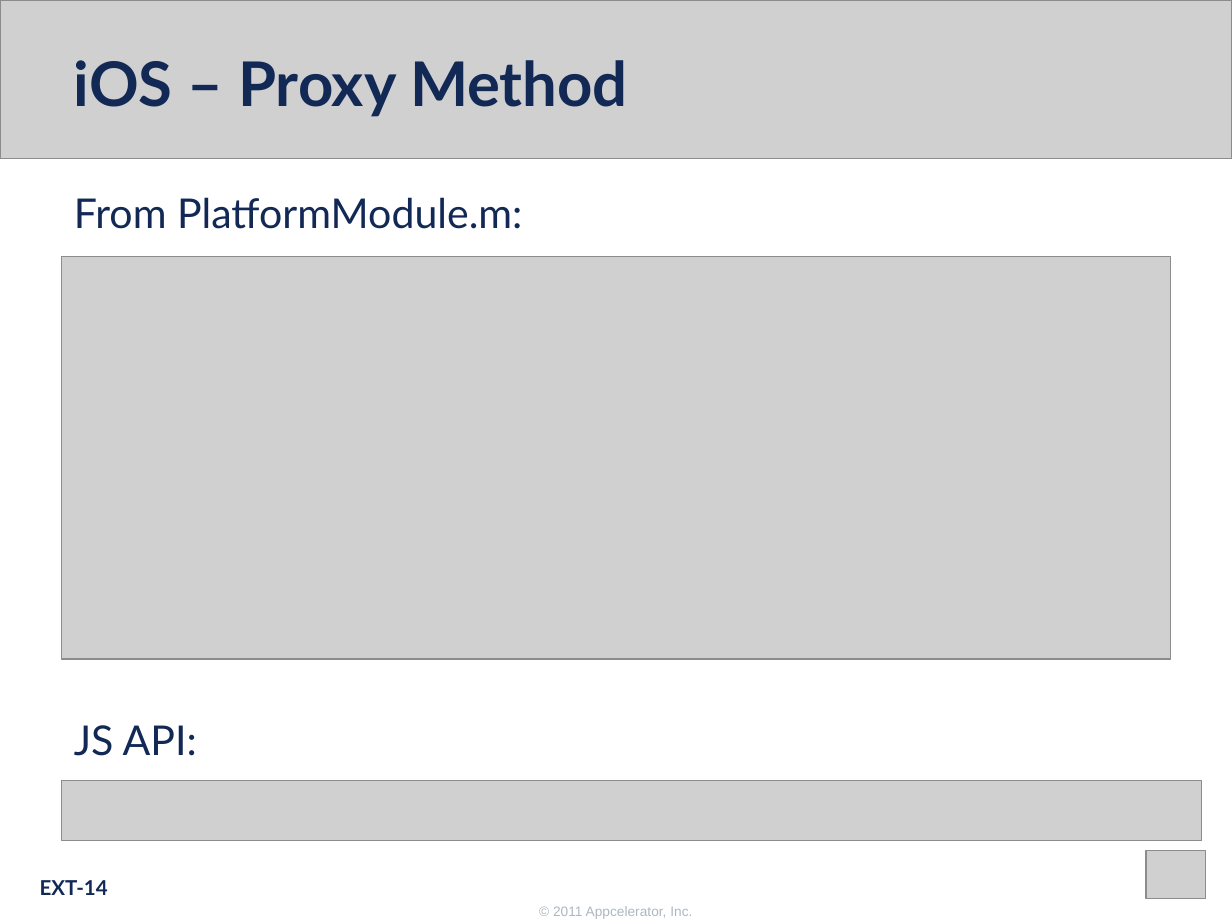
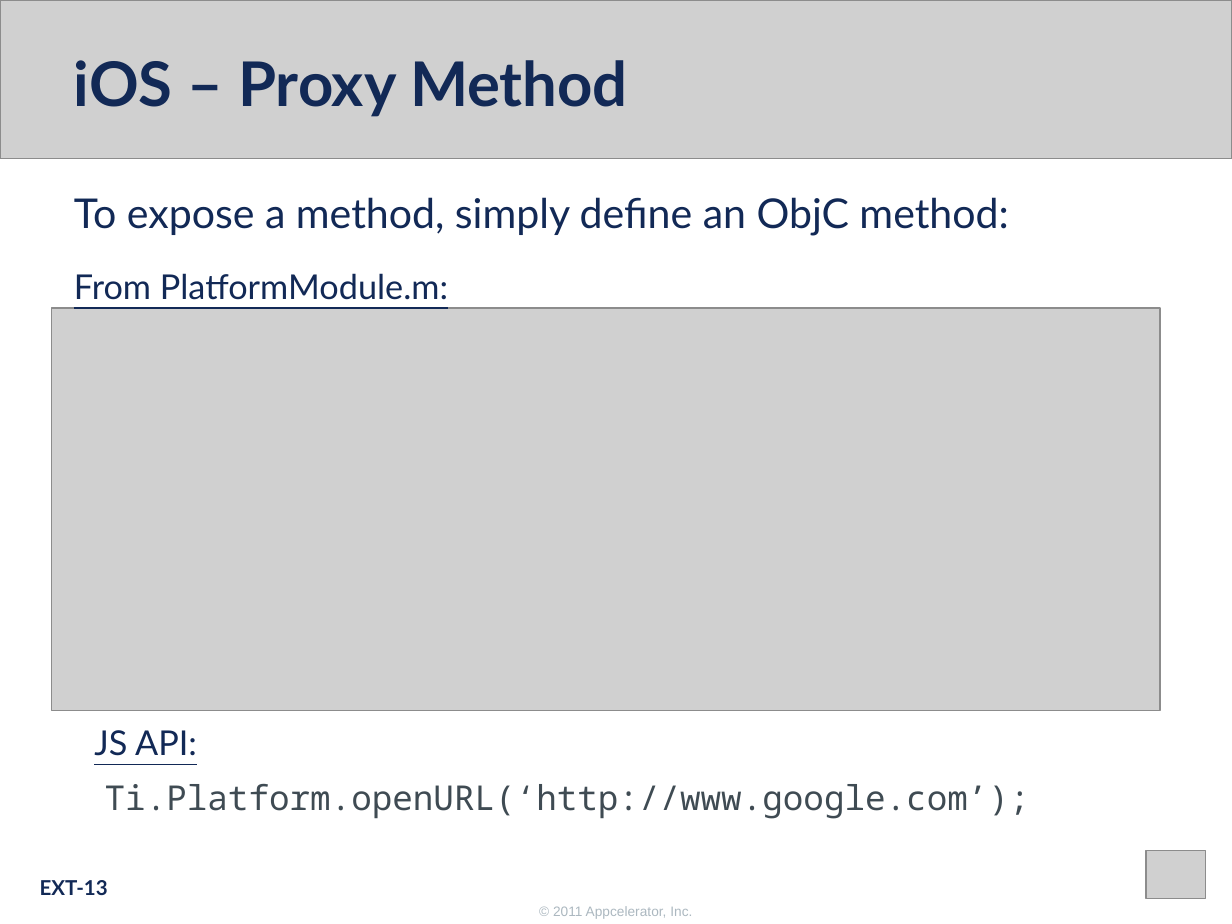
Before and after one commit to appcelerator-forks/appcelerator-training.tcmd_certification, a slide deck: slide 13 of 370.pptx (slide 14 before the commit). Drawn at 1232x924 pixels with LibreOffice and Linux fonts; fonts in the diff are those of the drawing; grey boxes stand for pictures; background and template pictures are left out. Boxes give left, top, right and bottom in pixels: in the first picture for what was removed or moved away, otherwise in the second. Text is boxed around its words. In the diff, an @@ line names an element or a change of style, - is before the commit and + after.

Commit message:
Better explanation of how to expose properties, methods, etc

```diff
--- a/370.pptx
+++ b/370.pptx
@@ text removed at [74, 197, 522, 229] @@
-From PlatformModule.m:
@@ text added at [74, 197, 1008, 300], 24 pt, text #122956 @@
+To expose a method, simply define an ObjC method:
+From PlatformModule.m:
@@ picture: place and size @@
-picture at [62, 256, 1170, 658]
+picture at [52, 308, 1161, 710]
@@ text "JS API:": place and size @@
-text "JS API:" at [74, 725, 197, 756]
+text "JS API:" at [94, 730, 197, 756]
@@ text "JS API:" at [94, 730, 197, 756]: size 24 to 20 pt, underline on @@
@@ picture removed at [62, 780, 1201, 840] @@
@@ text added at [105, 784, 1030, 819], 20 pt, text #3F4B53 @@
+Ti.Platform.openURL(‘http://www.google.com’);
@@ page number at [40, 880, 108, 895]: text changed @@
-EXT-14
+EXT-13
```
Also in this commit, not shown: 6 other slides changed, 1 slide removed.
